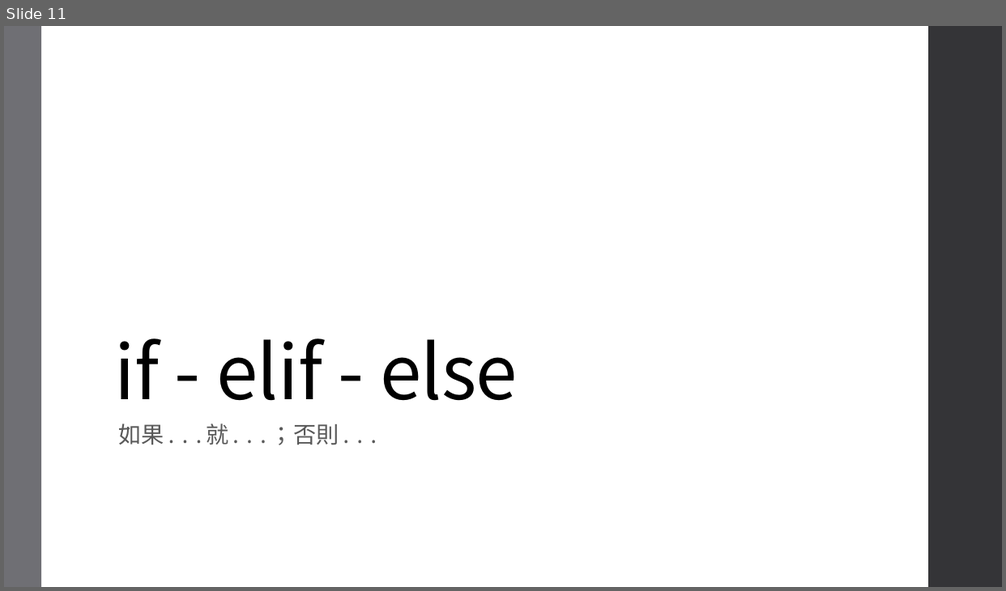
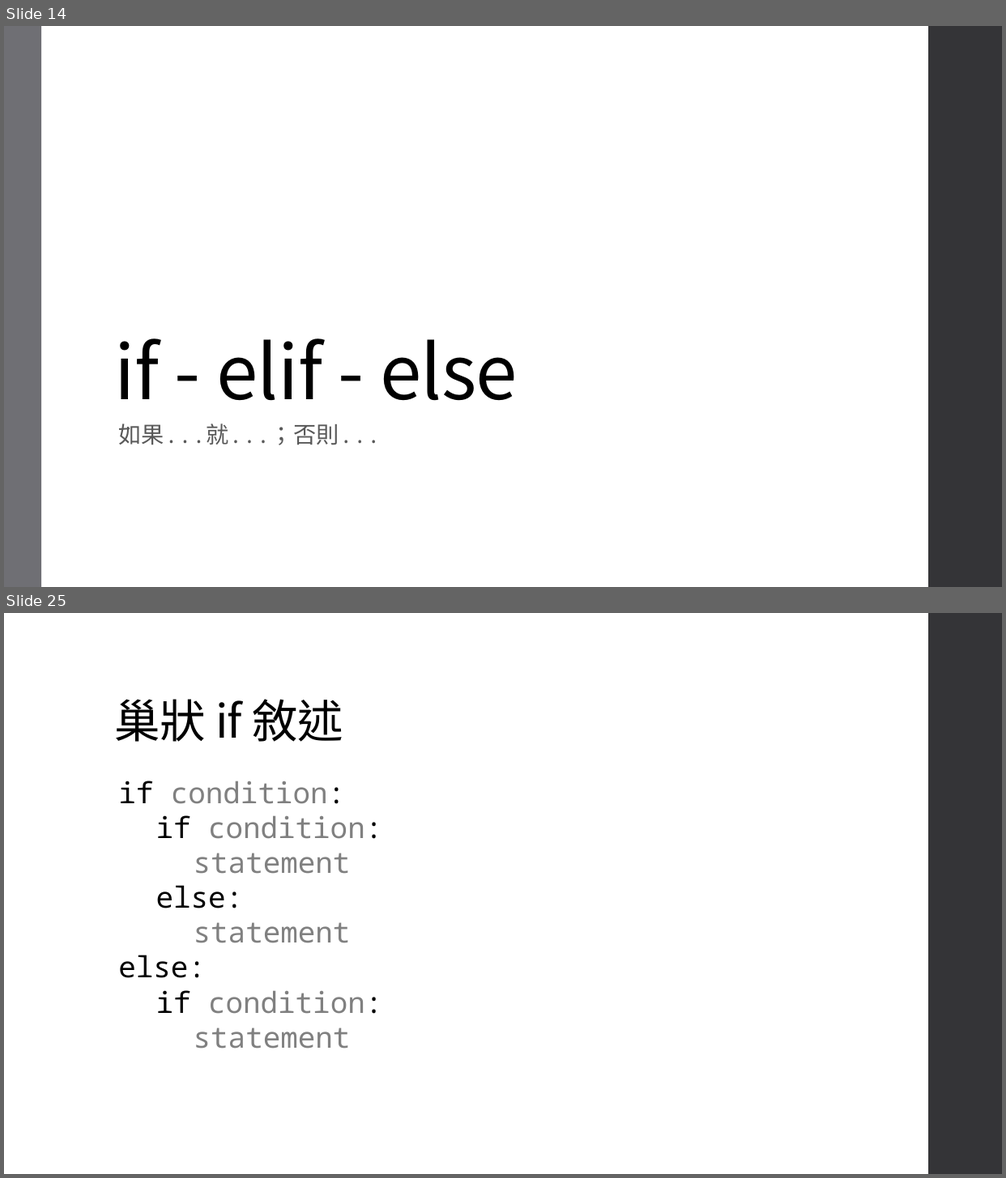
Before and after one commit to an920107/ServiceLearning, a slide deck: Class 3.pptx. Shown one above the other, each under a label of ours: slide 11 before the commit, slides 14 and 25 after it; the slides between them are not shown. The pictures are 1006x591 and 1006x1178 pixels, drawn with LibreOffice and Linux fonts; fonts in the diff are those of the drawing. Boxes give left, top, right and bottom in pixels: in the first picture for what was removed or moved away, otherwise in the second. Text is boxed around its words. In the diff, an @@ line names an element or a change of style, - is before the commit and + after.

```diff
--- a/Class 3.pptx
+++ b/Class 3.pptx
@@ slide 25 added at [4,613,1002,1174], background #FFFFFF; not listed: 1 template element that a slide beside it also shows @@
@@ title added at [115,699,343,742], 44 pt, text #000000 @@
+巢狀 if 敘述
@@ text added at [118,781,382,1049], 28 pt, text #808080 @@
+if condition:
+if condition:
+statement
+else:
+statement
+else:
+if condition:
+statement
@@ what was slide 11 is now slide 14 @@
```
Also in this commit, not shown: 1 slide changed, 17 other slides added, 1 slide removed.
